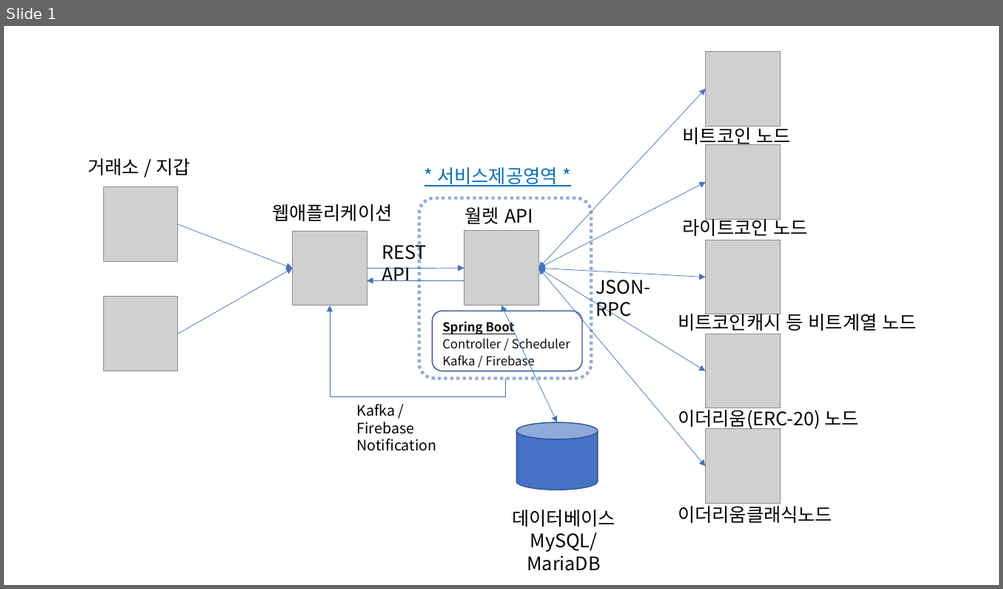
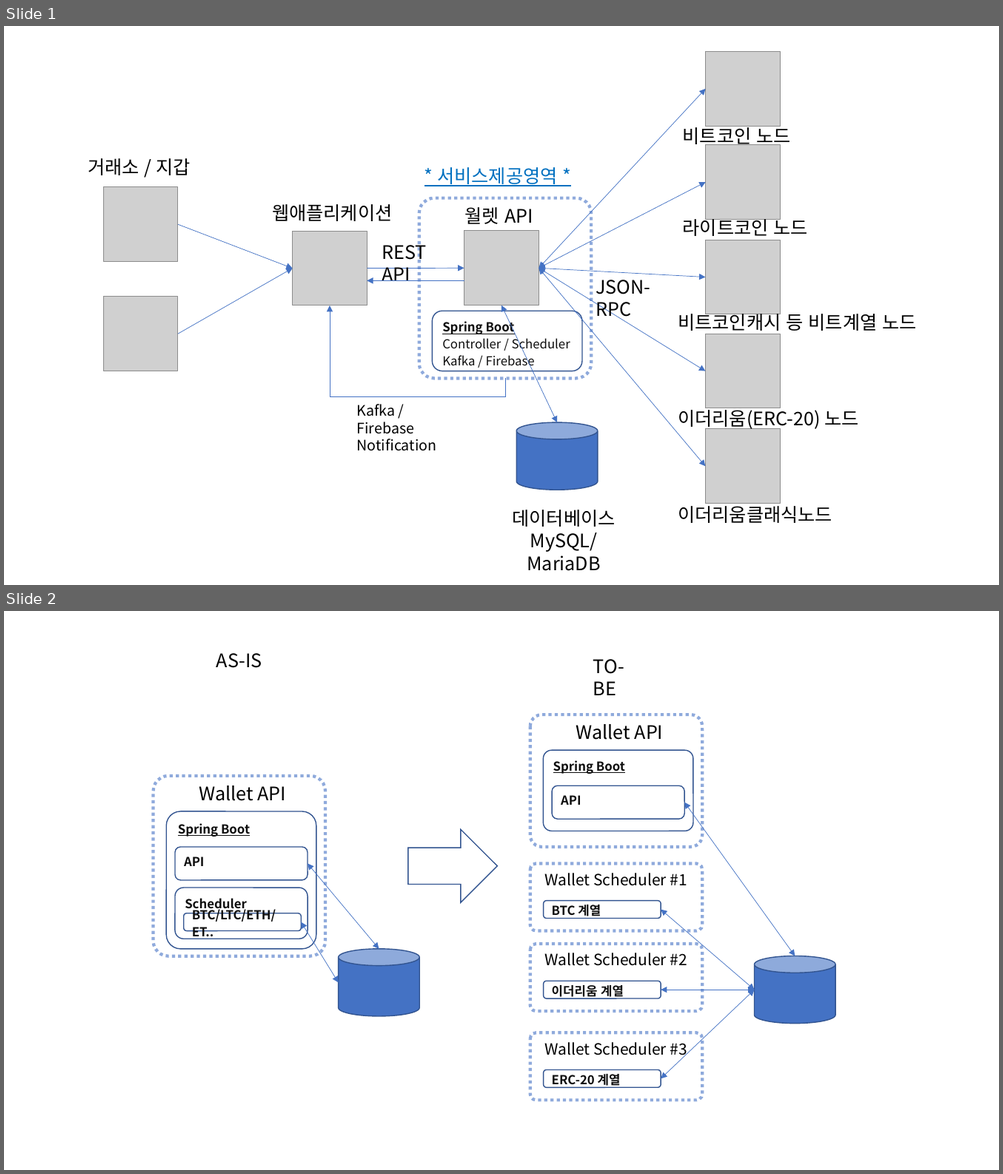
Before and after one commit to blueweb-dev/crypto-wallet-api, a slide deck: docs/시스템구성도.pptx. Shown one above the other, each under a label of ours: slide 1 before the commit, slides 1 and 2 after it. The pictures are 1003x589 and 1003x1174 pixels, drawn with LibreOffice and Linux fonts; fonts in the diff are those of the drawing; grey boxes stand for pictures. Boxes give left, top, right and bottom in pixels: in the first picture for what was removed or moved away, otherwise in the second. Text is boxed around its words. In the diff, an @@ line names an element or a change of style, - is before the commit and + after.

```diff
--- a/docs/시스템구성도.pptx
+++ b/docs/시스템구성도.pptx
@@ slide 2 added at (4,611,999,1170), background #FFFFFF @@
@@ text added at (216,653,262,668), 18 pt, text #000000 @@
+AS-IS
@@ text added at (593,659,624,695), 18 pt, text #000000 @@
+TO-BE
@@ rounded rectangle added at (530,715,703,847), outline #8FAADC 3 pt dashed @@
@@ text added at (576,724,663,740), 18 pt, text #000000 @@
+Wallet API
@@ rounded rectangle added at (543,751,694,831), fill #FFFFFF, outline #325491 1 pt, 12 pt, text #0D0D0D, bold, underline @@
+Spring Boot
@@ rounded rectangle added at (153,776,326,957), outline #8FAADC 3 pt dashed @@
@@ text added at (199,786,287,801), 18 pt, text #000000 @@
+Wallet API
@@ rounded rectangle added at (552,786,685,819), fill #FFFFFF, outline #325491 1 pt, 12 pt, text #0D0D0D, bold @@
+API
@@ double arrow added from (795, 957) to (685, 803), #4472C4 0.5 pt @@
@@ rounded rectangle added at (166,812,316,949), fill #FFFFFF, outline #325491 1 pt, 12 pt, text #0D0D0D, bold, underline @@
+Spring Boot
@@ right arrow added at (408,829,497,903), fill #FFFFFF, outline #325491 1 pt @@
@@ rounded rectangle added at (175,847,307,880), fill #FFFFFF, outline #325491 1 pt, 12 pt, text #0D0D0D, bold @@
+API
@@ double arrow added from (378, 949) to (307, 864), #4472C4 0.5 pt @@
@@ rounded rectangle added at (530,864,703,931), outline #8FAADC 3 pt dashed @@
@@ text added at (544,873,687,886), 15 pt, text #000000 @@
+Wallet Scheduler #1
@@ rounded rectangle added at (175,888,307,940), fill #FFFFFF, outline #325491 1 pt, 12 pt, text #0D0D0D, bold @@
+Scheduler
@@ rounded rectangle added at (184,913,301,931), fill #FFFFFF, outline #325491 1 pt, 12 pt, text #0D0D0D, bold @@
+BTC/LTC/ETH/ET..
@@ rounded rectangle added at (543,901,660,919), fill #FFFFFF, outline #325491 1 pt, 12 pt, text #0D0D0D, bold @@
+BTC 계열
@@ double arrow added from (754, 990) to (660, 909), #4472C4 0.5 pt @@
@@ double arrow added from (338, 982) to (301, 922), #4472C4 0.5 pt @@
@@ cylinder added at (338,949,420,1016), fill #4472C4, outline #325491 1 pt @@
@@ rounded rectangle added at (530,945,703,1011), outline #8FAADC 3 pt dashed @@
@@ text added at (544,953,687,966), 15 pt, text #000000 @@
+Wallet Scheduler #2
@@ cylinder added at (754,957,836,1024), fill #4472C4, outline #325491 1 pt @@
@@ rounded rectangle added at (543,981,660,999), fill #FFFFFF, outline #325491 1 pt, 12 pt, text #0D0D0D, bold @@
+이더리움 계열
@@ double arrow added from (754, 990) to (660, 990), #4472C4 0.5 pt @@
@@ double arrow added from (754, 990) to (660, 1079), #4472C4 0.5 pt @@
@@ rounded rectangle added at (530,1034,703,1100), outline #8FAADC 3 pt dashed @@
@@ text added at (544,1042,687,1059), 15 pt, text #000000 @@
+Wallet Scheduler #3
@@ rounded rectangle added at (543,1071,660,1088), fill #FFFFFF, outline #325491 1 pt, 12 pt, text #0D0D0D, bold @@
+ERC-20 계열
```
Also in this commit, not shown: 1 other file.
